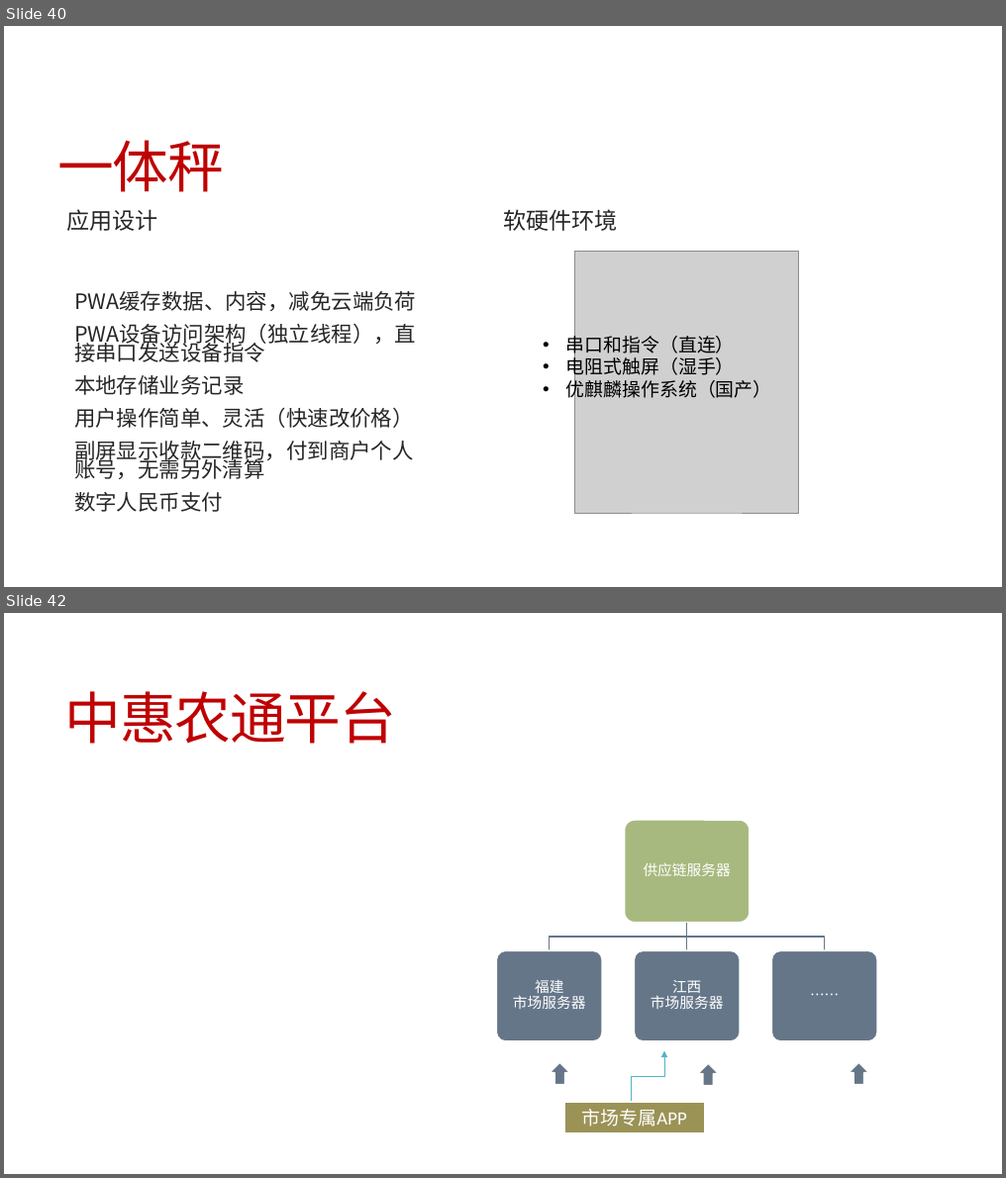
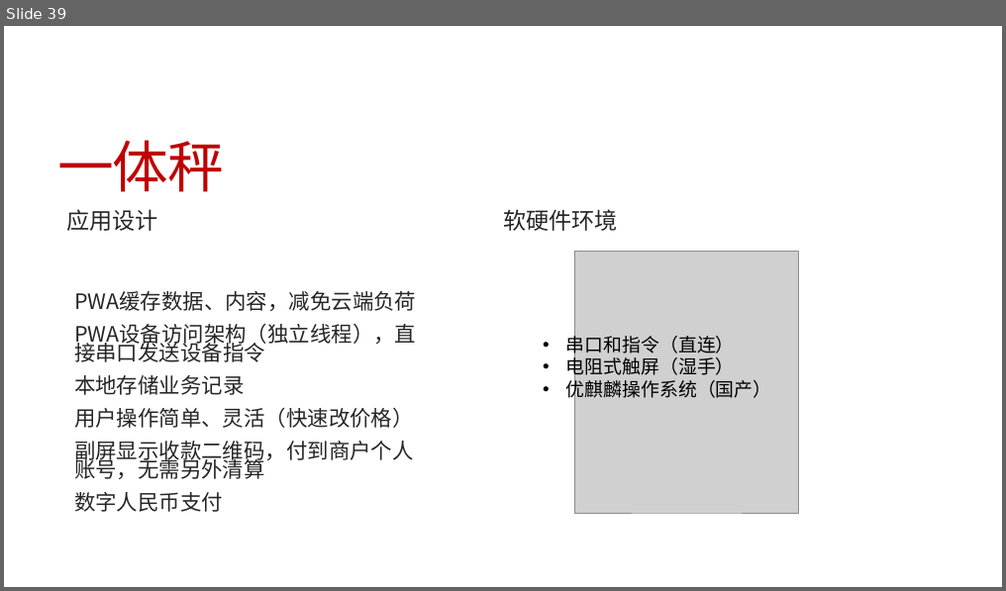
Before and after one commit to jzgi/chainsmart, a slide deck: Docs/中惠农通平台设计.pptx. Shown one above the other, each under a label of ours: slides 40 and 42 before the commit, slide 39 after it; the slides between them are not shown. The pictures are 1006x1178 and 1006x591 pixels, drawn with LibreOffice and Linux fonts; fonts in the diff are those of the drawing; grey boxes stand for pictures. Boxes give left, top, right and bottom in pixels: in the first picture for what was removed or moved away, otherwise in the second. Text is boxed around its words. In the diff, an @@ line names an element or a change of style, - is before the commit and + after.

```diff
--- a/Docs/中惠农通平台设计.pptx
+++ b/Docs/中惠农通平台设计.pptx
@@ slide 42 removed at (4,613,1002,1174), background #FFFFFF @@
@@ title removed at (65,691,396,744) @@
-中惠农通平台
@@ group removed at (497,820,877,1042): 4 rounded rectangles, 4 texts, 3 freeform shapes @@
-供应链服务器
-福建
-市场服务器
-江西
-市场服务器
-……
@@ elbow arrow removed from (632, 1102) to (664, 1052) @@
@@ up arrow removed at (549,1062,570,1085) @@
@@ up arrow removed at (698,1063,719,1086) @@
@@ up arrow removed at (848,1062,869,1085) @@
@@ rectangle removed at (564,1102,705,1134) @@
-市场专属APP
@@ what was slide 40 is now slide 39 @@
```
Also in this commit, not shown: 4 slides changed, 1 slide added, 5 other slides removed, 12 other files.
